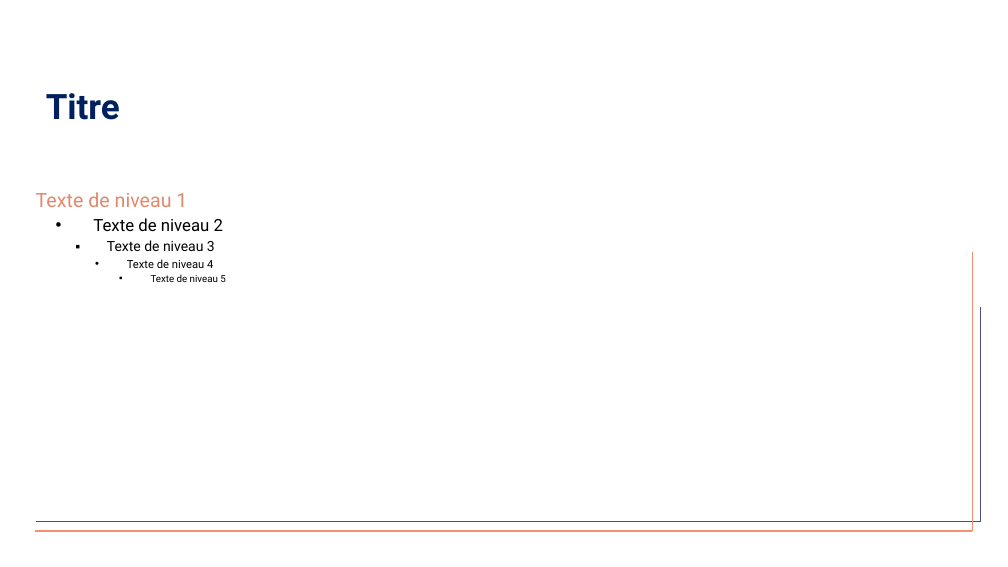
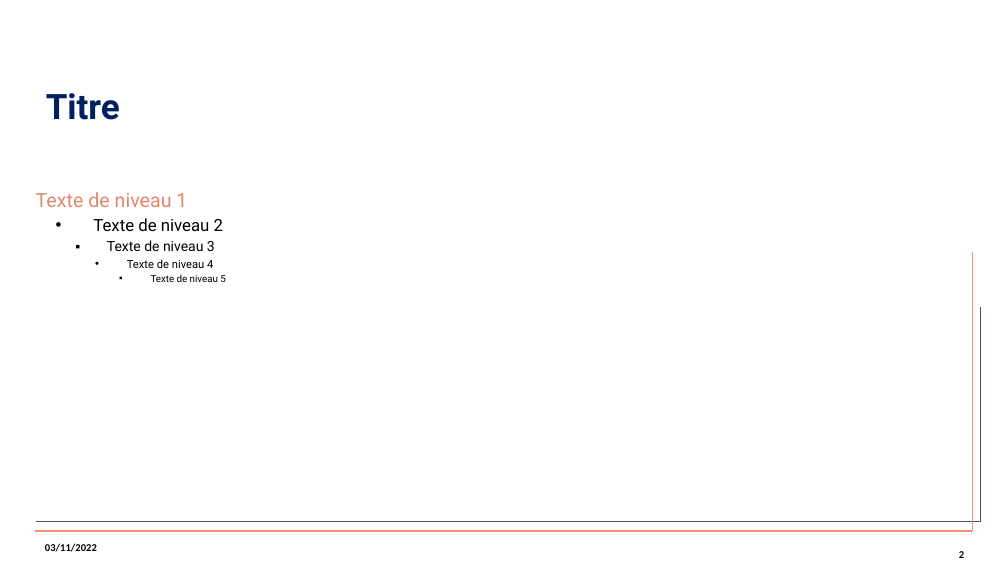
Before and after one commit to spyrales/quarto-gouv, a slide deck: slide 2 of _extensions/presentation-gouv/ressources/template_presentation.pptx. Drawn at 1008x567 pixels with LibreOffice and Linux fonts; fonts in the diff are those of the drawing; background and template pictures are left out. Boxes give left, top, right and bottom in pixels: in the first picture for what was removed or moved away, otherwise in the second. Text is boxed around its words. In the diff, an @@ line names an element or a change of style, - is before the commit and + after.

```diff
--- a/_extensions/presentation-gouv/ressources/template_presentation.pptx
+++ b/_extensions/presentation-gouv/ressources/template_presentation.pptx
@@ text added at [45,543,97,552], 7.5 pt, text #000000, bold @@
+03/11/2022
@@ page number added at [959,551,964,558], 7.5 pt, text #000000, bold @@
+2
```
Also in this commit, not shown: 3 other slides changed.
